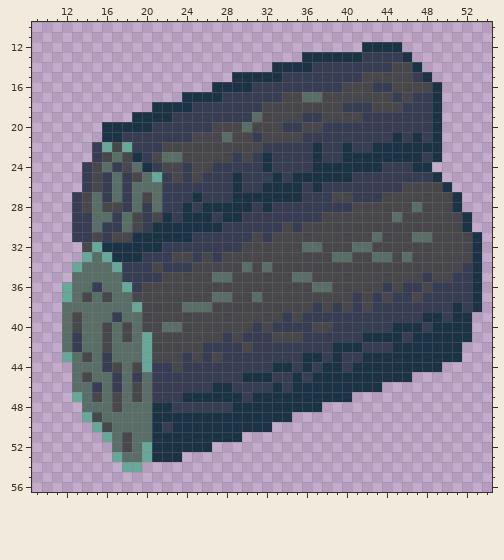
Pixel-art sprite -- Assets/Art/Nature/WoodIcon.png. The picture above is the old version.
The file is 128x256 pixels. Shown: x 9..54, y 10..56. The old version is drawn lined up with the new one, on the new canvas.
After:
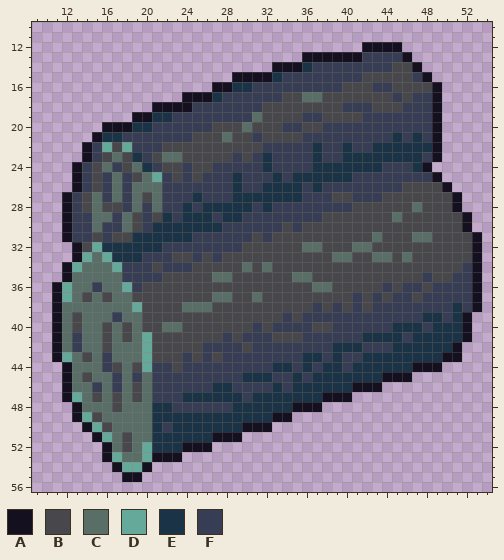
Palette (. is transparent): A #141020  B #47474c  C #586e67  D #65a99a  E #1a3346  F #363d54
Changes in this commit:
canvas 128x256 -> 64x64, the old top-left corner now at -29,-183 (the part of the old canvas that was cut away was empty and is not shown)
@@ x 9..54 @@
 11 ..............................................
-12 .................................EEEE.........
-13 ...........................EEEEEEFFFFE........
-14 ........................EEEEFFFFFFFFBBE.......
-15 ....................EEEEEFFFFFFFFBBBBBFE......
-16 ..................EEEEFFFFFFFFFBBBFFBBBBE.....
-17 ...............EEEEFFFFFFBBCCBBBBBBBFBFFE.....
-18 ............EEEEFFFFFFFBBBBBBBBFFFBBBFFFE.....
-19 ..........EEEEFFFFFFFFCBBBBFFBBBBFFFFFFFE.....
-20 .......EEEEEFFFFFFBBBCBBBFFBBFFFFFFFFFFFE.....
-21 .......EEFFFFFFFBBBCBBFBBBBFFFFFFFFFEFEFE.....
-22 ......FDBDFFFBBBBBBBBBBFFFFFEFFEFFEEEEEEE.....
-23 ......FBCBEFBCCBBBBBFBFEFFFFEFFEEEEEEEEFE.....
-24 .....FBCFBCEFBBFBBFFFFFEFFFFEEEEEEEFFFEE......
-25 .....FBFCFBCDFBFBFFFEFFFEFEEEEEEFFFFFFFFE.....
-26 .....FBFCFCCCFFFFFFFEFFEEEEFEFFFFFFFFBBBBE....
-27 ....FBCFCFCBCFFFEFFFEEEEEEEFFFBBFFFBBBBBBBE...
-28 ....FBCBBFCFCFFEFEEEEEFEFFFFFFFFBBBBBBCBBBE...
-29 ....FFCCFCBFBEFEEEFEEFFFFFFFFBBBBBBBCBBBBBBE..
-30 ....FFCFFCBFEEEEEEEFFFFFFBFBBBBBBBBBBBBBBBBE..
-31 ....FFBFBBEEEEEEFFFFFFBFBBBBBBBBBBCBBBCCBBBBE.
-32 .....BDEEEEEEFFFFFFFFBBBBBBCCBBBCCBBBBBBBBBBE.
-33 .....DCDEEEFFFBBFBFBBBBBBBBBBBCCBBCCBCBBBBBBE.
-34 ....DCCCDFFFBFFFBBBBBCBCBBBBBBBBBBBBBBBBBBBFE.
-35 ....CCCCCFFFFBBBBBCCBBBBBBCCBBBBBBBBBBBFBBFFE.
-36 ...DCCFCCDFBBBBBBBBBBBBBBBBBCCBBBBBFBFFBFFFFE.
-37 ...DCBCBCCBBBBBBBBCCBBCBBBBBBBBBFBFBFFBFFFFFE.
-38 ...CCCCCCCDBBBBCCCBBBBBBBBBBFBFBFBFFFFFFFFEFE.
-39 ...CBCCCFCCBBBBBBBBBBBBBBFBFFFFFFFFFFFFEEFEE..
-40 ...CBCCBCBCBBCCBBBBBBBFBFFFFBBFFFFFFEEEFEEEE..
-41 ...CFCCBCBCDBBBBBBBFBFFFBBBFFFFFFEEEEFEEEEEE..
-42 ...CFCCBCCCDBBBBBFFFFBFFFFFFFFEEEFFFEEEEEEE...
-43 ...DCBCFCCCDBBBFBFBFFFFFFFFEEFEFFEEEEEEEEEE...
-44 ....CCCFBCBDFFBFFFFFFFFFEEFEFEEFEEEEEEEEE.....
-45 ....CBCCFCFCFFFFFFFFFEEEFFEFEEEEEEEEEE........
-46 ....CCFCFCBCFFFFFFEEFFFFEFEEEEEEEEE...........
-47 ....DCBCBCBCFFFEEEEEEFEEEEEEEEEE..............
-48 .....CCCBCCCEEFFFFFFEEEEEEEEE.................
-49 .....DBCCCCCEEEEEEEEEEEEEE....................
-50 ......DBCCCCEFEEEEEEEEEE......................
-51 .......DCBCCEEEEEEEEE.........................
-52 ........CBCDEEEEEE............................
-53 ........DCCDEEE...............................
-54 .........DD...................................
-55 ..............................................
+12 .................................AAAA.........
+13 ...........................AAAAAAFFFFA........
+14 ........................AAAEFFFFFFFFBBA.......
+15 ....................AAAAEFFFFFFFFBBBBBFA......
+16 ..................AAEEFFFFFFFFFBBBFFBBBBA.....
+17 ...............AAAEFFFFFFBBCCBBBBBBBFBFFA.....
+18 ............AAAAFFFFFFFBBBBBBBBFFFBBBFFFA.....
+19 ..........AAEEFFFFFFFFCBBBBFFBBBBFFFFFFFA.....
+20 .......AAAEEFFFFFFBBBCBBBFFBBFFFFFFFFFFFA.....
+21 ......AEEFFFFFFFBBBCBBFBBBBFFFFFFFFFEFEFA.....
+22 .....AFDBDFFFBBBBBBBBBBFFFFFEFFEFFEEEEEEA.....
+23 .....AFBCBEFBCCBBBBBFBFEFFFFEFFEEEEEEEEFA.....
+24 ....AFBCFBCEFBBFBBFFFFFEFFFFEEEEEEEFFFEA......
+25 ....AFBFCFBCDFBFBFFFEFFFEFEEEEEEFFFFFFFFA.....
+26 ....AFBFCFCCCFFFFFFFEFFEEEEFEFFFFFFFFBBBBA....
+27 ...AFBCFCFCBCFFFEFFFEEEEEEEFFFBBFFFBBBBBBBA...
+28 ...AFBCBBFCFCFFEFEEEEEFEFFFFFFFFBBBBBBCBBBA...
+29 ...AFFCCFCBFBEFEEEFEEFFFFFFFFBBBBBBBCBBBBBBA..
+30 ...AFFCFFCBFEEEEEEEFFFFFFBFBBBBBBBBBBBBBBBBA..
+31 ...AFFBFBBEEEEEEFFFFFFBFBBBBBBBBBBCBBBCCBBBBA.
+32 ....ABDEEEEEEFFFFFFFFBBBBBBCCBBBCCBBBBBBBBBBA.
+33 ....ADCDEEEFFFBBFBFBBBBBBBBBBBCCBBCCBCBBBBBBA.
+34 ...ADCCCDFFFBFFFBBBBBCBCBBBBBBBBBBBBBBBBBBBFA.
+35 ...ACCCCCFFFFBBBBBCCBBBBBBCCBBBBBBBBBBBFBBFFA.
+36 ..ADCCFCCDFBBBBBBBBBBBBBBBBBCCBBBBBFBFFBFFFFA.
+37 ..ADCBCBCCBBBBBBBBCCBBCBBBBBBBBBFBFBFFBFFFFFA.
+38 ..ACCCCCCCDBBBBCCCBBBBBBBBBBFBFBFBFFFFFFFFEFA.
+39 ..ACBCCCFCCBBBBBBBBBBBBBBFBFFFFFFFFFFFFEEFEA..
+40 ..ACBCCBCBCBBCCBBBBBBBFBFFFFBBFFFFFFEEEFEEEA..
+41 ..ACFCCBCBCDBBBBBBBFBFFFBBBFFFFFFEEEEFEEEEEA..
+42 ..ACFCCBCCCDBBBBBFFFFBFFFFFFFFEEEFFFEEEEEEA...
+43 ..ADCBCFCCCDBBBFBFBFFFFFFFFEEFEFFEEEEEEEEAA...
+44 ...ACCCFBCBDFFBFFFFFFFFFEEFEFEEFEEEEEEAAA.....
+45 ...ACBCCFCFCFFFFFFFFFEEEFFEFEEEEEEEAAA........
+46 ...ACCFCFCBCFFFFFFEEFFFFEFEEEEEEAAA...........
+47 ...ADCBCBCBCFFFEEEEEEFEEEEEEEAAA..............
+48 ....ACCCBCCCEEFFFFFFEEEEEEAAA.................
+49 ....ADBCCCCCEEEEEEEEEEEEAA....................
+50 .....ADBCCCCEFEEEEEEEAAA......................
+51 ......ADCBCCEEEEEEAAA.........................
+52 .......ACBCDEEEAAA............................
+53 .......ADCCDAAA...............................
+54 ........ADDA..................................
+55 .........AA...................................
 56 ..............................................
